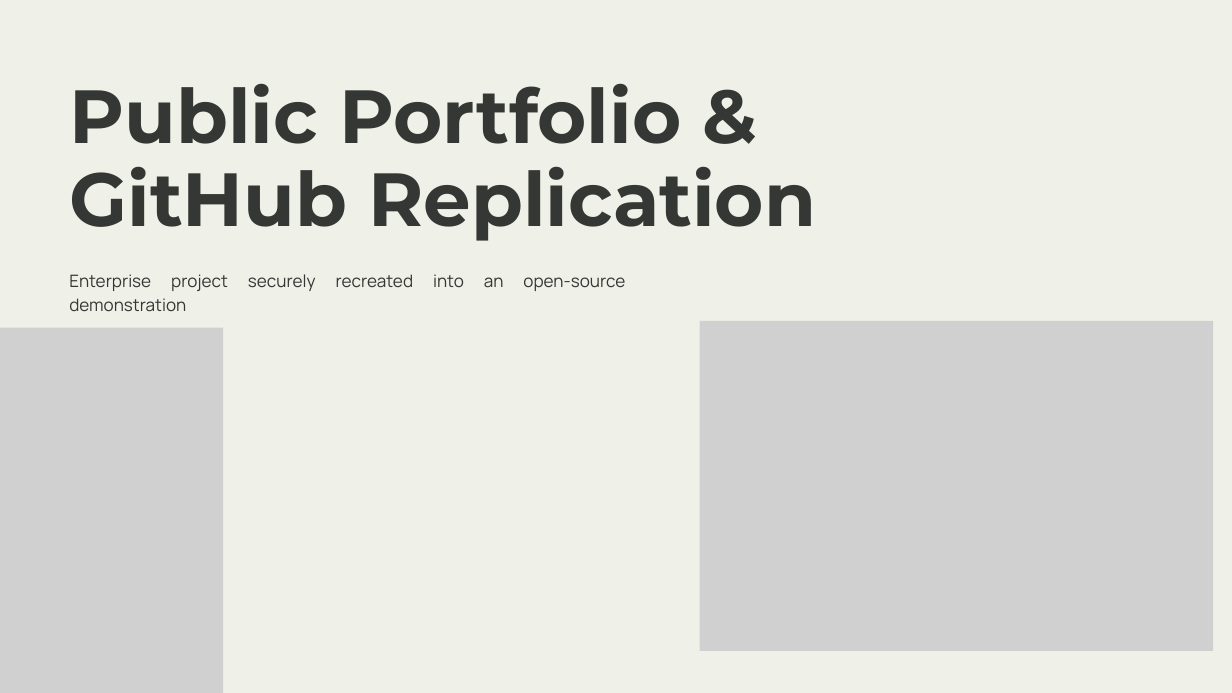
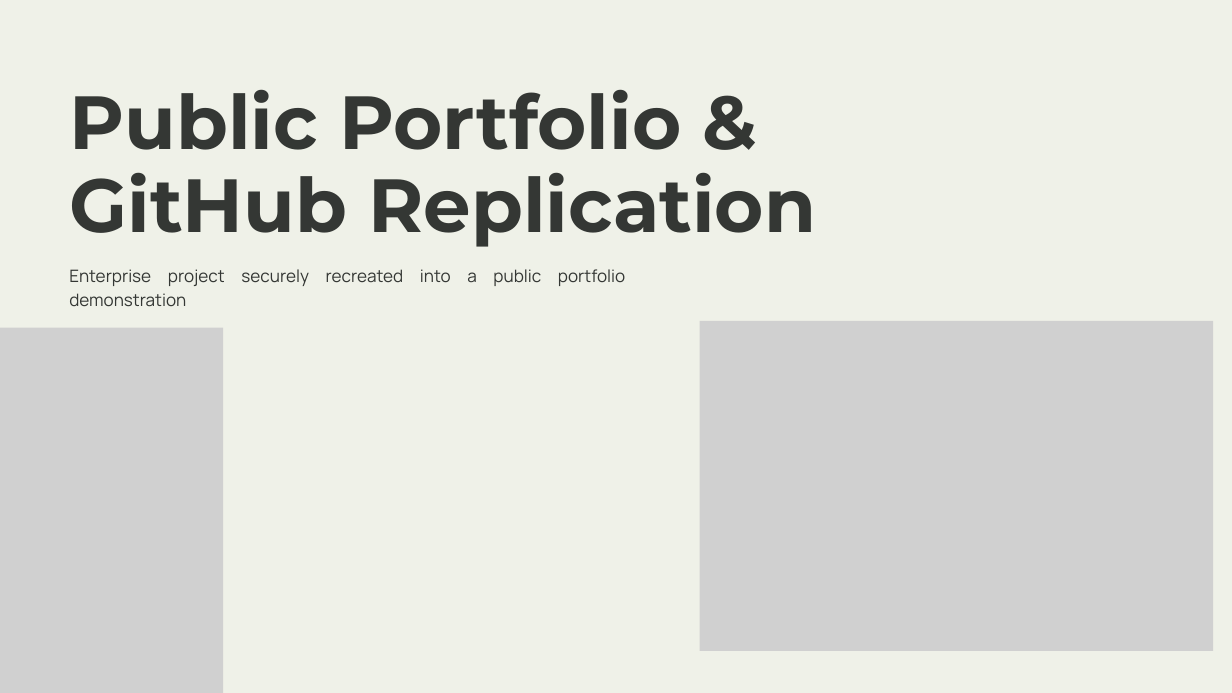
Before and after one commit to sgarciapuga/Work_Portfolio, a slide deck: slide 7 of fx-prime-brokerage-collateral/presentation/fx-primer-broker-collateral.pptx. Drawn at 1232x693 pixels with LibreOffice and Linux fonts; fonts in the diff are those of the drawing; grey boxes stand for pictures. Boxes give left, top, right and bottom in pixels: in the first picture for what was removed or moved away, otherwise in the second. Text is boxed around its words. In the diff, an @@ line names an element or a change of style, - is before the commit and + after.

```diff
--- a/fx-prime-brokerage-collateral/presentation/fx-primer-broker-collateral.pptx
+++ b/fx-prime-brokerage-collateral/presentation/fx-primer-broker-collateral.pptx
@@ text "Public Portfolio & GitHub Replication": place and size @@
-text "Public Portfolio & GitHub Replication" at <box>69,83,817,241</box>
+text "Public Portfolio & GitHub Replication" at <box>69,89,817,247</box>
@@ text at <box>69,269,625,307</box>: text changed @@
-Enterprise project securely recreated into an open-source demonstration
+Enterprise project securely recreated into a public portfolio demonstration
```
Also in this commit, not shown: 13 other slides changed, 3 other files.
